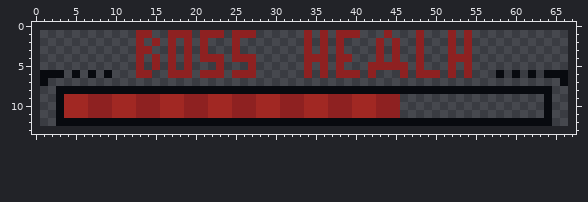
Two versions of one pixel-art file, Assets/Resources/Characters/Sprites/BossHealthBar/BossHPB14.aseprite. The picture above is the old version.
66x12 pixels, 1 frame. The old version is drawn lined up with the new one, on the new canvas.
After:
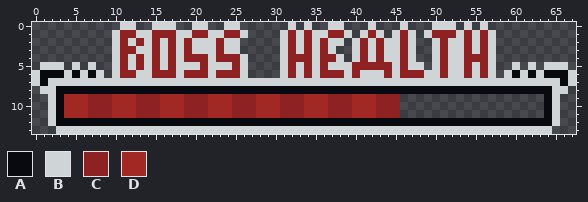
Palette (. is transparent): A #080a0f  B #cfd5d6  C #8e2121  D #a12823
What changed:
canvas 66x12 -> 68x14, the old top-left corner now at 1,1
y 0: x 11..12 .. -> BB; x 15..17 ... -> BBB; x 20..21 .. -> BB; x 24..25 .. -> BB; x 32 . -> B; x 34 . -> B; x 37..38 .. -> BB; x 42 . -> B; x 46 . -> B; x 50..52 ... -> BBB; x 54 . -> B; x 56 . -> B
y 1: x 10..16 ...CC.. -> BCCBBCC; x 18..20 CC. -> BBC; x 22..24 CC. -> BBC; x 26..27 CC -> B.; x 31..33 ... -> BCB; x 35..37 .C. -> BBC; x 39..51 CC...C...C... -> B.BCB.BCB.BCC; x 53 . -> B; x 55..57 ... -> BCB
y 2: x 10..12 ... -> BCB; x 14 . -> B; x 16 . -> B; x 18 . -> B; x 20..25 .C...C -> BBBCBB; x 31..33 ... -> BCB; x 35 . -> B; x 37..38 .C -> BB; x 40..42 ... -> BCB; x 44..48 .C..C -> BBCB.; x 50..53 ..C. -> BCBB; x 55..57 ... -> BCB
y 3: x 10..16 ...CC.. -> BCCBBCB; x 18 . -> B; x 20..25 .C...C -> BBBCBB; x 31..33 ... -> BCB; x 35 . -> B; x 37..38 .C -> B.; x 40..42 ... -> BCB; x 44..48 .C..C -> BBCB.; x 50..53 ..C. -> BCBB; x 55..57 ... -> BCB
y 4: x 10..12 ... -> BCB; x 14 . -> B; x 16 . -> B; x 18 . -> B; x 20 . -> C; x 22 C -> B; x 24 . -> C; x 26..27 CC -> B.; x 31..33 ... -> BCC; x 35 C -> B; x 37..42 .CC... -> CB.BCB; x 44..48 .C..C -> BBCB.; x 50..53 ..CC -> BCBB; x 55..57 ... -> CCB
y 5: x 1..3 ... -> BBB; x 5 . -> B; x 7 . -> B; x 10..12 ... -> BCB; x 14 . -> B; x 16 . -> B; x 18..27 .C...C...C -> BBBCBBBCB.; x 31..33 ... -> BCB; x 35 . -> B; x 37..41 .C... -> BBBCC; x 45 C -> B; x 47..48 .C -> BB; x 50..53 ..C. -> BCBB; x 55..57 ... -> BCB; x 60 . -> B; x 62 . -> B; x 64..66 ... -> BBB
y 6: x 0 . -> B; x 4 . -> B; x 6 . -> B; x 8..16 .A...CC.. -> B.BCCBBCC; x 18 C -> B; x 20 . -> C; x 22 C -> B; x 24 . -> C; x 26..27 CC -> B.; x 31..33 ... -> BCB; x 35 . -> B; x 37 . -> C; x 39 C -> B; x 41..45 .C... -> BBBCB; x 47 . -> C; x 49..53 CC.C. -> BBCBB; x 55..59 ...A. -> BCB.B; x 61 . -> B; x 63 . -> B; x 67 . -> B
y 7: x 0 . -> B; x 2..65 ................................................................ -> BBBBBBBBBBBBBBBBBBBBBBBBBBBBBBBBBBBBBBBBBBBBBBBBBBBBBBBBBBBBBBBB; x 67 . -> B
y 8: x 1..2 .. -> BB; x 65..66 .. -> BB
y 9..12: x 2 . -> B; x 65 . -> B
y 13: x 3..64 .............................................................. -> BBBBBBBBBBBBBBBBBBBBBBBBBBBBBBBBBBBBBBBBBBBBBBBBBBBBBBBBBBBBBB
Changed places in both pictures, as pixel boxes (x1, y1, x2, y2):
changed: (32, 22, 576, 134)
